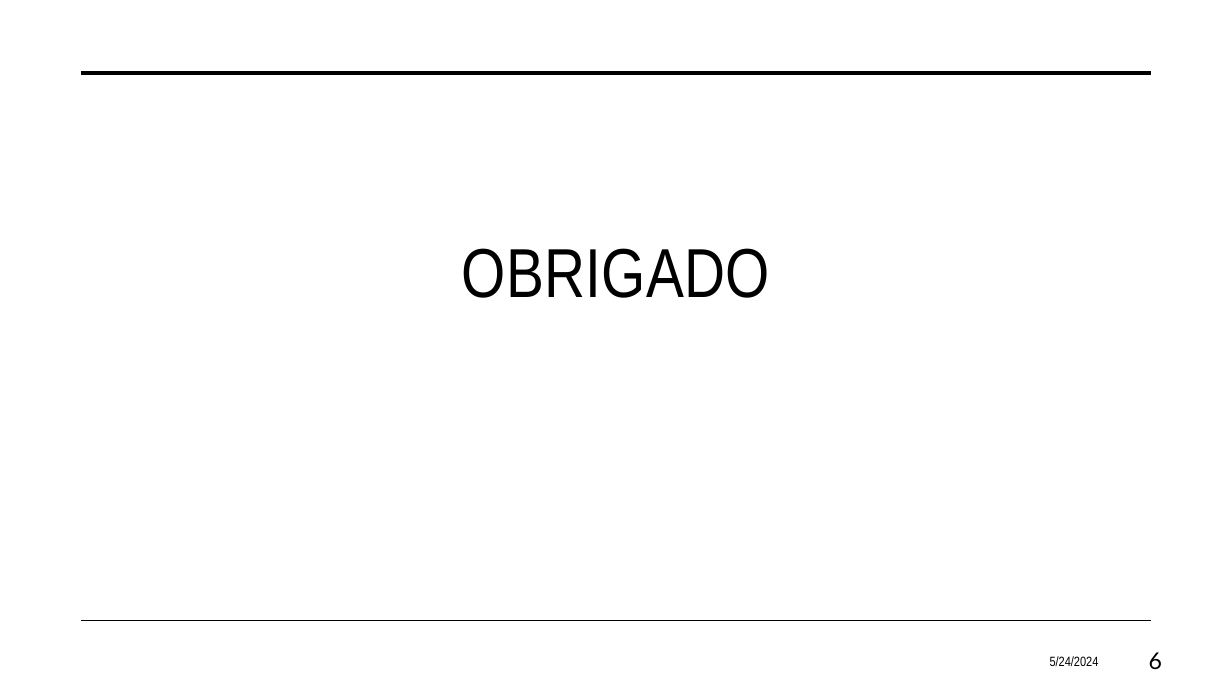
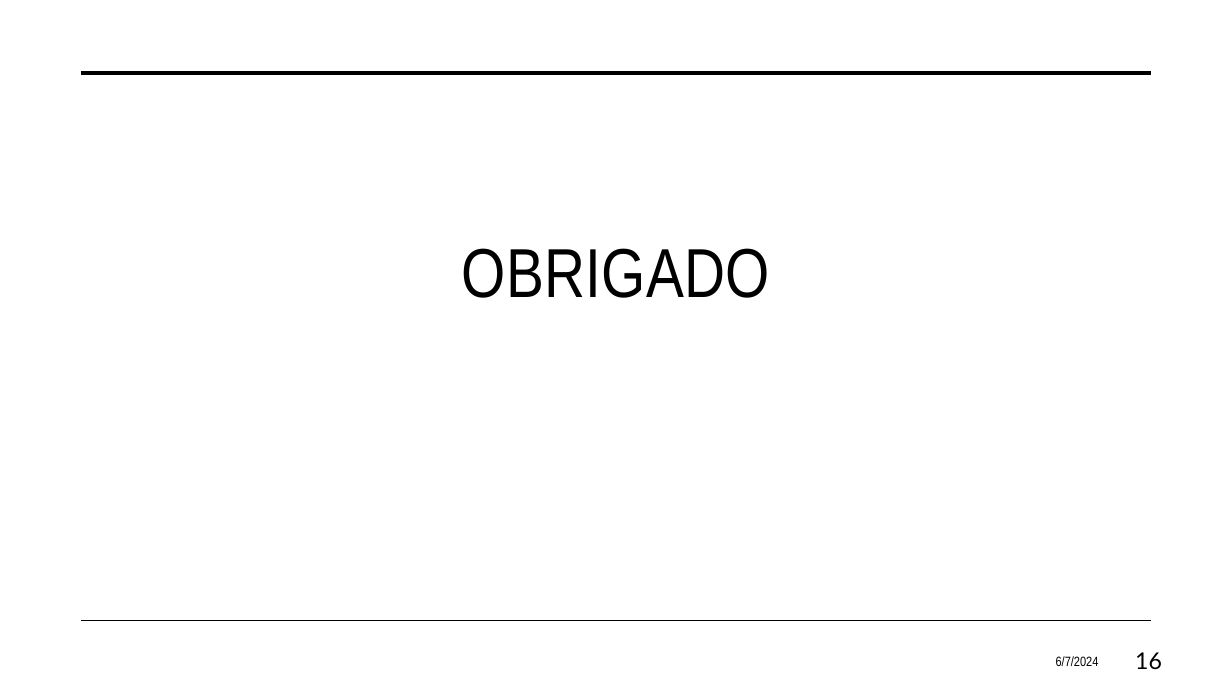
Before and after one commit to eduardosavian/travelling-salesman-genetic-solution, a slide deck: slide 16 of Presentation.pptx (slide 6 before the commit). Drawn at 1232x693 pixels with LibreOffice and Linux fonts; fonts in the diff are those of the drawing. Boxes give left, top, right and bottom in pixels: in the first picture for what was removed or moved away, otherwise in the second. Text is boxed around its words. In the diff, an @@ line names an element or a change of style, - is before the commit and + after.

```diff
--- a/Presentation.pptx
+++ b/Presentation.pptx
@@ text at <box>1056,656,1099,666</box>: text changed @@
-5/24/2024
+6/7/2024
@@ page number at <box>1135,652,1162,670</box>: text changed @@
-6
+16
```
Also in this commit, not shown: 3 other slides changed, 11 slides added, 1 slide removed, 4 other files.
